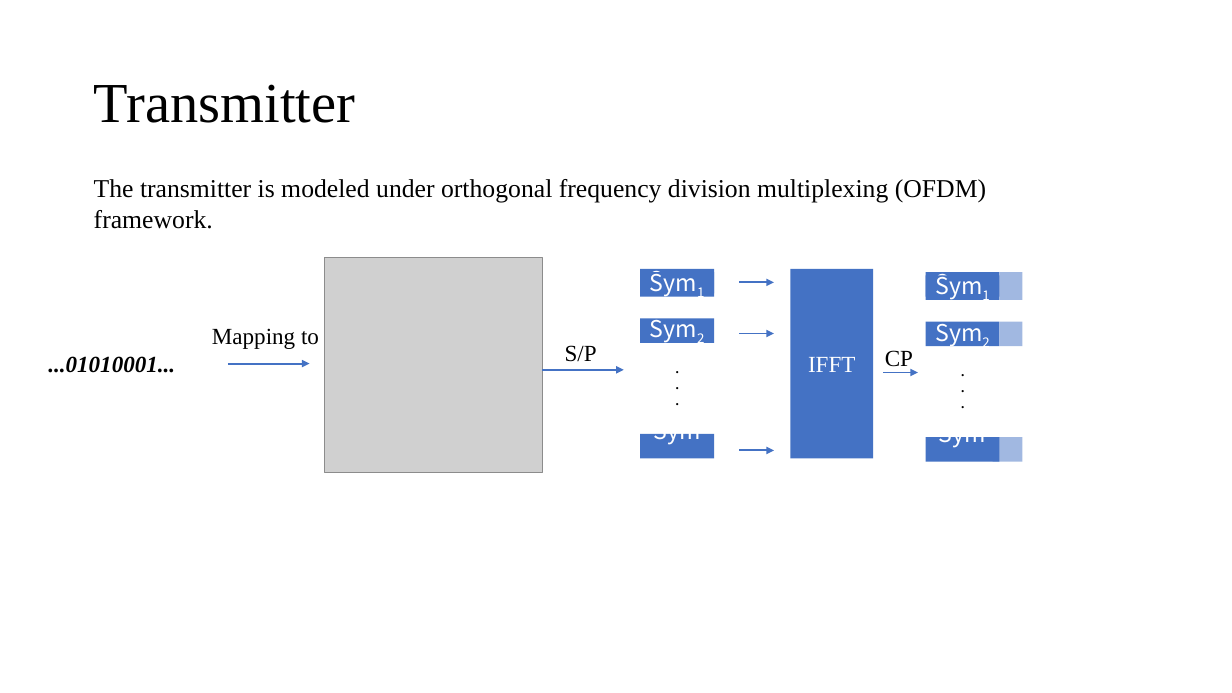
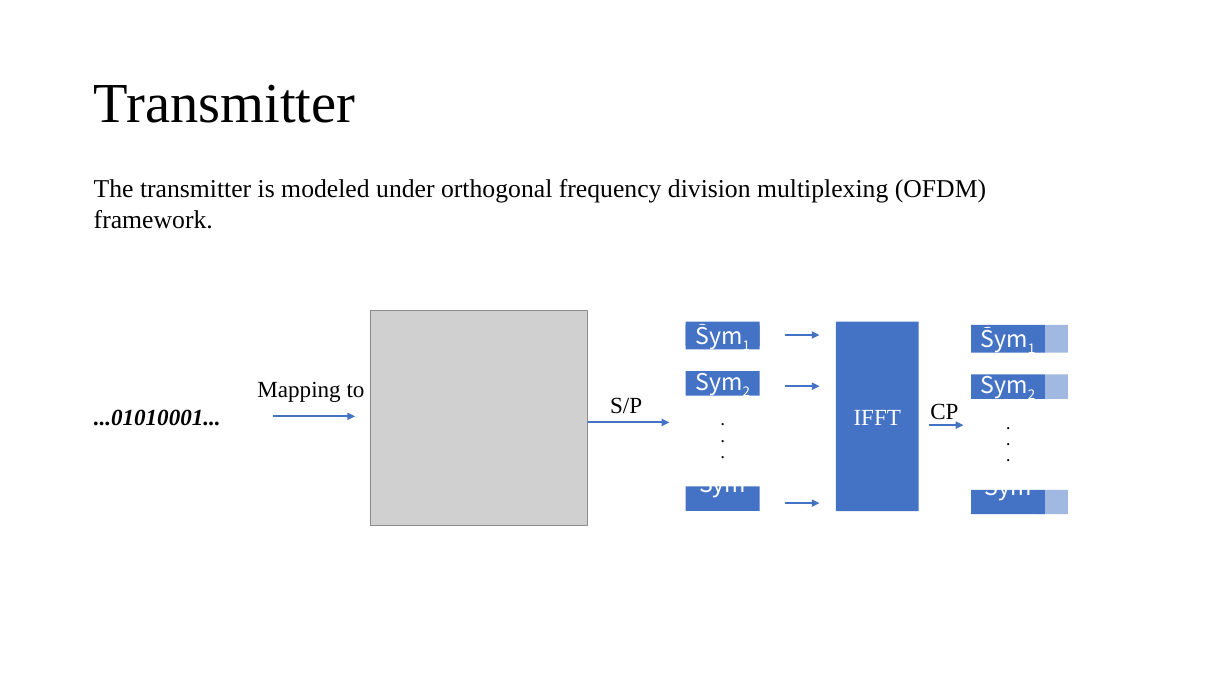
Before and after one commit to ukunliu/WSN_simulation, a slide deck: slide 4 of Resume.pptx. Drawn at 1232x693 pixels with LibreOffice and Linux fonts; fonts in the diff are those of the drawing; grey boxes stand for pictures. Boxes give left, top, right and bottom in pixels: in the first picture for what was removed or moved away, otherwise in the second. Text is boxed around its words. In the diff, an @@ line names an element or a change of style, - is before the commit and + after.

Commit message:
'slidesUpdate'

```diff
--- a/Resume.pptx
+++ b/Resume.pptx
@@ 5 rectangles, 3 texts, 3 arrows: place and size @@
-5 rectangles, 3 texts, 3 arrows at bbox=[48, 273, 1023, 417]
+5 rectangles, 3 texts, 3 arrows at bbox=[94, 325, 1068, 470]
@@ 7 rectangles, 3 texts, 3 arrows, 1 picture: place and size @@
-7 rectangles, 3 texts, 3 arrows, 1 picture at bbox=[212, 258, 1022, 472]
+7 rectangles, 3 texts, 3 arrows, 1 picture at bbox=[257, 311, 1067, 525]
```
Also in this commit, not shown: 1 slide added.
